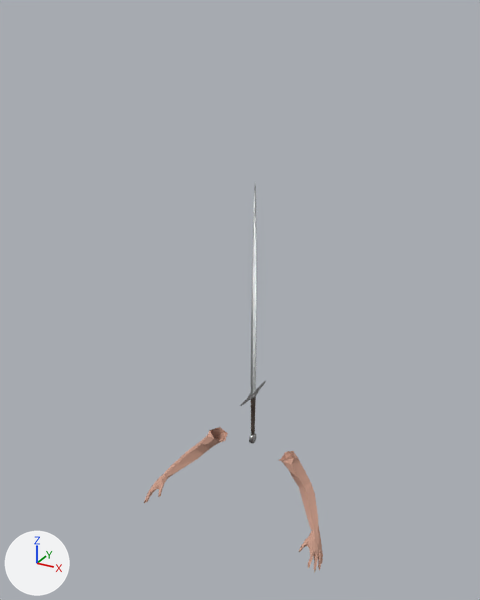
One commit to the Blender file Soulslike/res/item/weapon/longsword/longsword.blend: the scene before it, then after it.
Before and after are seen from a 50 mm camera at (1.29, -2.47, 1.83) aimed at (-0.02, -0.09, 0.64). The axes (+X, +Y, +Z) are drawn at lower left. The lights are the same throughout.

The scene before the commit, as lines of its bpy script (objects in view):
```python
ob_cube_002 = bpy.data.objects.new('Cube.002', me_cube_003)
ob_cube_002.location = (0.0, 0.0, 0.0)
ob_viewmodel = bpy.data.objects.new('Viewmodel', me_base_001)
ob_viewmodel.location = (0.0, 0.0, 0.0)
```
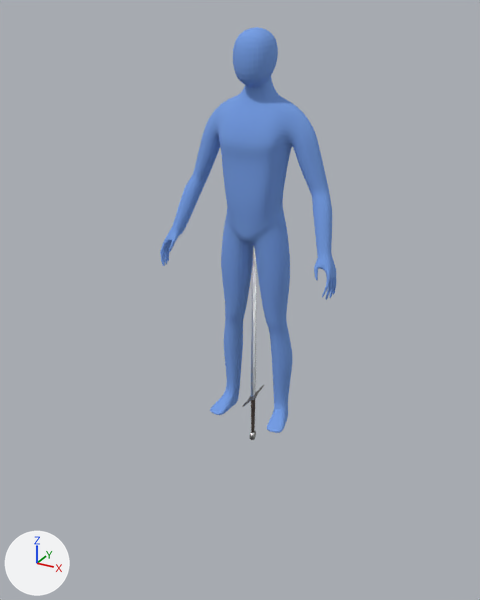
The change, as a diff of the scene's bpy script:
```diff
--- a/Soulslike/res/item/weapon/longsword/longsword.blend.py
+++ b/Soulslike/res/item/weapon/longsword/longsword.blend.py
@@ ob_viewmodel @@
-ob_viewmodel = bpy.data.objects.new('Viewmodel', me_base_001)
@@ ob_cube_002 @@
 ob_cube_002.location = (0.0, 0.0, 0.0)
+ob_cube_002.scale = (0.881, 0.881, 0.881)
 _m = ob_cube_002.modifiers.new('EdgeSplit', 'EDGE_SPLIT')
@@ ob_cube @@
+ob_cube = bpy.data.objects.new('Cube', me_cube)  # 479 vertices, 467 faces; spans x 0.0..0.42, y -0.16..0.12, z 0.0..1.78; in mat_material_002 (blue #76a0e8); modifiers MIRROR, SUBSURF
+ob_cube.location = (0.0, 0.0, 0.0)
```

Boxes (x1, y1, x2, y2) around the edits, measured in the pictures (480 x 600 px):
'Cube', added (blue)
    after: (160, 27, 336, 433)
'Viewmodel', deleted
    before: (144, 427, 323, 573)
    faces in mat_material (beige #cc9e8a): (144, 427, 323, 571)
'Cube.002', rescaled
    before: (240, 185, 265, 444)
    after: (242, 246, 264, 440)
